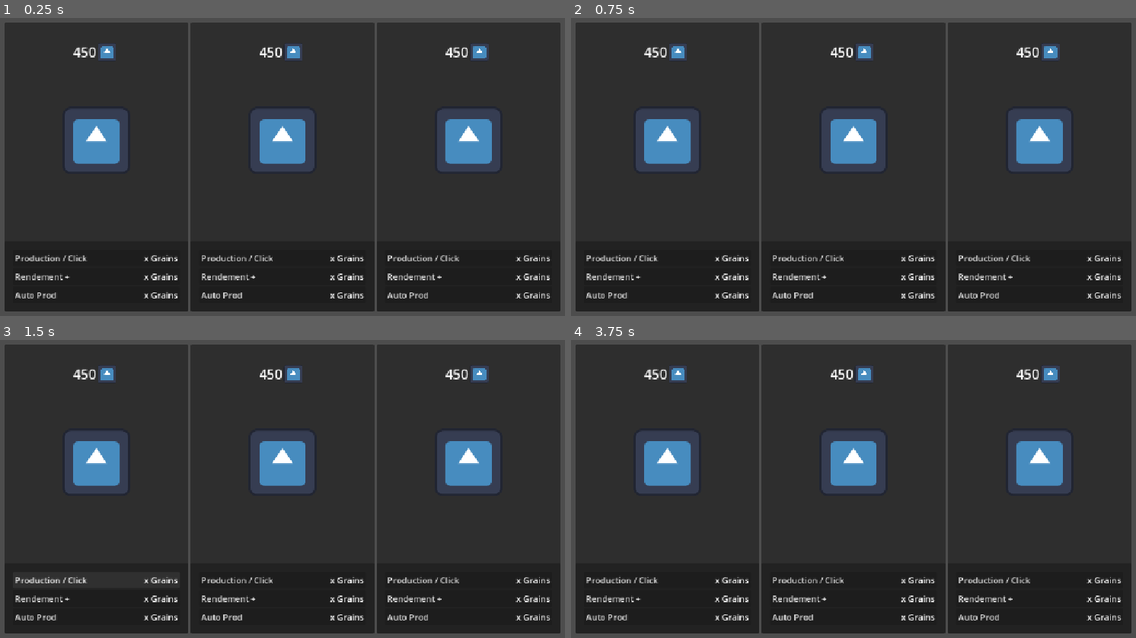
Above: before the commit, frames 1-4 (two rows, left to right).
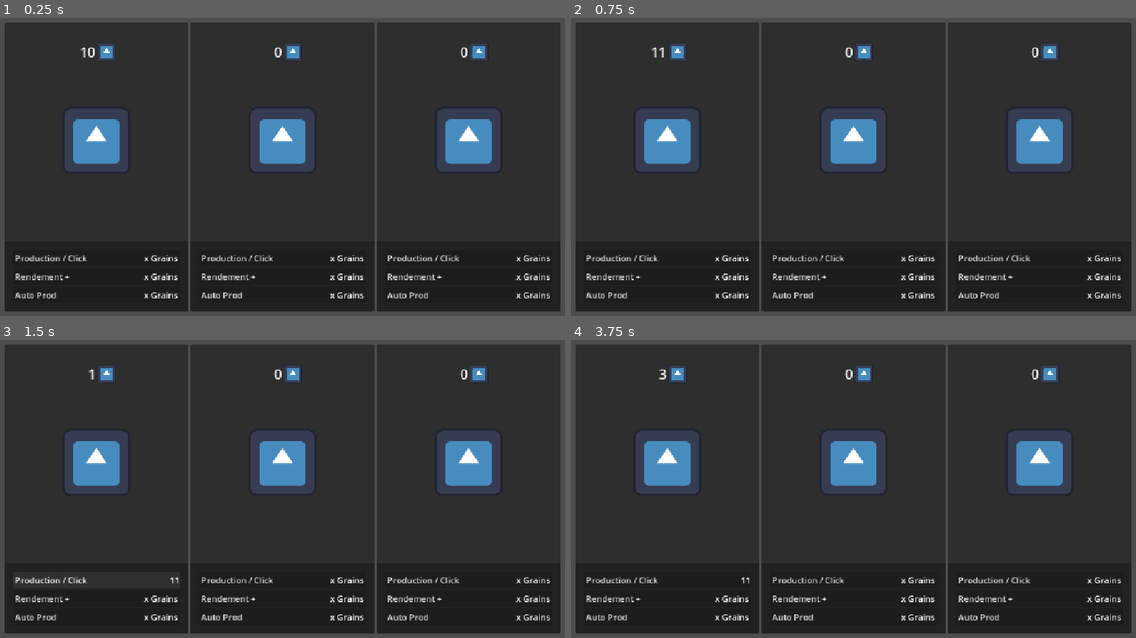
Above: after the commit, the same moments.

Repository: french-coral/just-more-coffee
Game: Godot game, scene res://main.tscn
Same seed, same stepped clock (60 frames per second), same inputs: the game is played once before the commit and once after it. The engine's default icon, where the game draws it, is replaced by a stand-in: a white triangle on a blue panel in a dark square.
Inputs (mouse positions are in pixels of both pictures, inside the frame that each line leads up to):
- Up to frame 1 (0.25 s): no input
- Up to frame 2 (0.75 s): click (667, 155) at 0.52 s
- Up to frame 3 (1.5 s): click "Production / Click" at 1.25 s
- Up to frame 4 (3.75 s): click "Rendement +" at 2 s; click "Auto Prod" at 2.75 s; click (667, 477) at 3.52 s

The runs differ from the first frame. In frame 1, 0.3% of the frame differs, in the area x 12-87%, y 8-15%; in frame 2, 0.3%; in frame 3, 0.4%; in frame 4, 0.4%, in the area x 12-87%, y 8-82%.
Error before the commit: Parse Error: Identifier "coffe_prod" not declared in the current scope. (res://Scripts/main.gd:19)

Commit message:
Code Synchronicity

Diff:
--- a/Scripts/main.gd
+++ b/Scripts/main.gd
@@ -13,10 +13,10 @@
 		capsules = new_value
 		capsule_prod.update_currency(capsules)
 
-var coffee:int:
+var coffee : int:
 	set(new_value):
-		coffee_prod = new_value
-		coffee_prod.update_currency(coffe_prod)
+		coffee = new_value
+		coffee_prod.update_currency(coffee)
 
 @onready var beans_prod = $MarginContainer/VBoxContainer/HBoxContainer_Scroller/ProductionTile_Bean
 @onready var capsule_prod = $MarginContainer/VBoxContainer/HBoxContainer_Scroller/ProductionTile_Capsule
--- a/Scripts/production_tile.gd
+++ b/Scripts/production_tile.gd
@@ -7,7 +7,7 @@
 	COFFEE
 }
 
-var assigned_currency : CURRENCY
+@export var assigned_currency : CURRENCY
 
 @export var prod_per_click = 1
 @export var cost = 0
@@ -23,11 +23,11 @@
 	pass
 
 func _on_timer_timeout() -> void:
-	if assigned_currency == CURRENCY.BEANS:
+	if assigned_currency == CURRENCY.BEANS and auto_prod_per_sec > 0:
 		Global.main.beans += auto_prod_per_sec
-	if assigned_currency == CURRENCY.CAPSULES:
+	if assigned_currency == CURRENCY.CAPSULES and auto_prod_per_sec > 0:
 		Global.main.capsules += auto_prod_per_sec
-	if assigned_currency == CURRENCY.COFFEE:
+	if assigned_currency == CURRENCY.COFFEE and auto_prod_per_sec > 0:
 		Global.main.coffee += auto_prod_per_sec
 
 func update_currency(number:int):
--- a/main.tscn
+++ b/main.tscn
@@ -36,20 +36,22 @@
 [node name="ProductionTile_Bean" parent="MarginContainer/VBoxContainer/HBoxContainer_Scroller" unique_id=1763181018 instance=ExtResource("2_0xm2m")]
 layout_mode = 2
 size_flags_horizontal = 3
-prod_per_click = null
-cost = null
-auto_prod_per_sec = null
+prod_per_click = 1
+cost = 0
+auto_prod_per_sec = 0
 
 [node name="ProductionTile_Capsule" parent="MarginContainer/VBoxContainer/HBoxContainer_Scroller" unique_id=1362105860 instance=ExtResource("2_0xm2m")]
 layout_mode = 2
 size_flags_horizontal = 3
-prod_per_click = null
-cost = null
-auto_prod_per_sec = null
+assigned_currency = 1
+prod_per_click = 1
+cost = 1
+auto_prod_per_sec = 0
 
 [node name="ProductionTile_Coffee" parent="MarginContainer/VBoxContainer/HBoxContainer_Scroller" unique_id=2067661176 instance=ExtResource("2_0xm2m")]
 layout_mode = 2
 size_flags_horizontal = 3
-prod_per_click = null
-cost = null
-auto_prod_per_sec = null
+assigned_currency = 2
+prod_per_click = 1
+cost = 1
+auto_prod_per_sec = 0
--- a/main_click_area.gd
+++ b/main_click_area.gd
@@ -1,20 +1,28 @@
 extends Control
 
-@onready var production_tile = $"../.."
+@onready var production_tile : ProductionTile = get_parent().get_parent()
 @onready var CURRENCY_TYPE = production_tile.assigned_currency
 
 
 func _on_texture_button_button_up() -> void:
 	match CURRENCY_TYPE :
 		ProductionTile.CURRENCY.BEANS :
+			print(Global.main.beans)
+			print(production_tile)
+			print(production_tile.prod_per_click)
+
 			Global.main.beans += production_tile.prod_per_click
+
 		ProductionTile.CURRENCY.CAPSULES :
-			if Global.main.beans >= 5 :
+			if Global.main.beans >= Global.main.capsule_prod.cost :
 				Global.main.capsules += production_tile.prod_per_click
+				Global.main.beans -= Global.main.capsule_prod.cost
+				print(Global.main.beans_prod.cost)
 			else : # Not Enough Bean
 				pass
 		ProductionTile.CURRENCY.COFFEE :
-			if Global.main.capsules >= 5:
+			if Global.main.capsules >= Global.main.capsule_prod.cost:
 				Global.main.coffee += production_tile.prod_per_click
+				Global.main.capsules -= Global.main.coffee_prod.cost
 			else : # Not enough capsules
 				pass
--- a/production_tile.tscn
+++ b/production_tile.tscn
@@ -9,6 +9,9 @@
 offset_right = 488.0
 offset_bottom = 608.0
 script = ExtResource("1_gta4h")
+prod_per_click = null
+cost = null
+auto_prod_per_sec = null
 
 [node name="MarginContainer" type="MarginContainer" parent="." unique_id=577893473]
 layout_mode = 2
